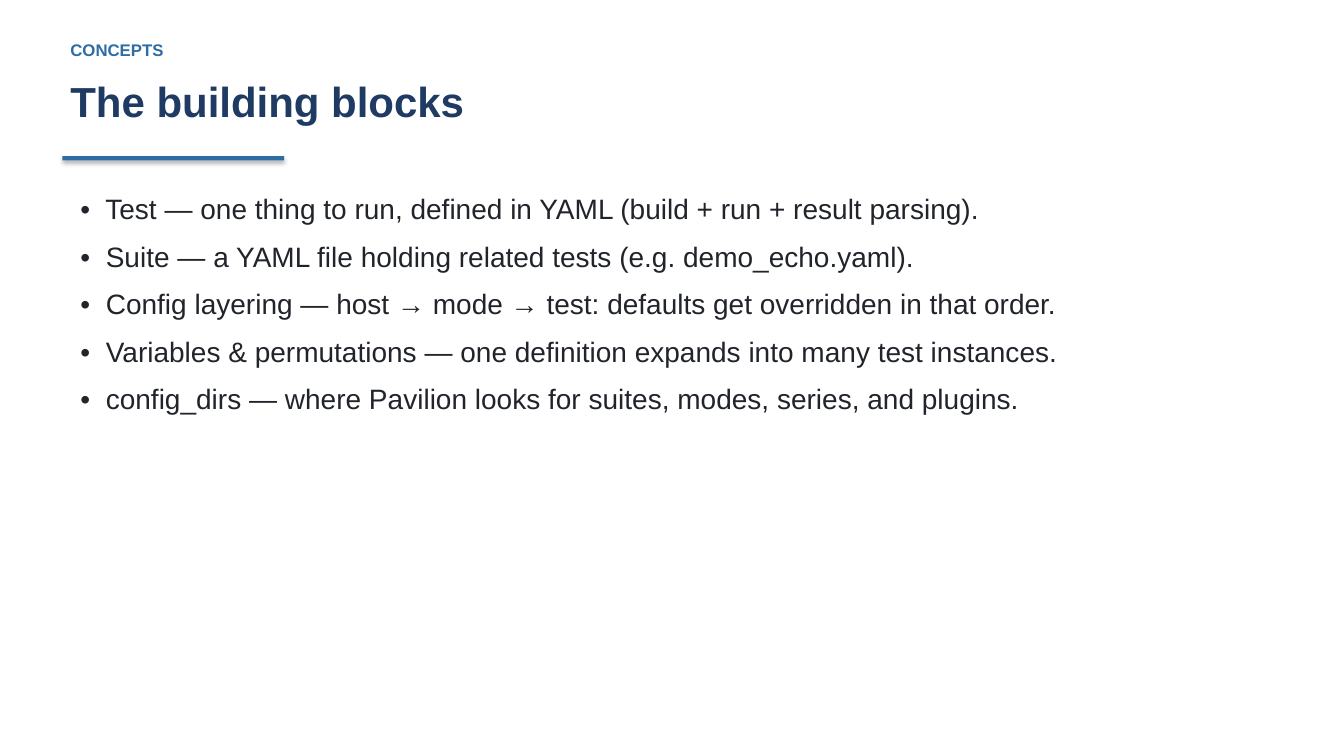
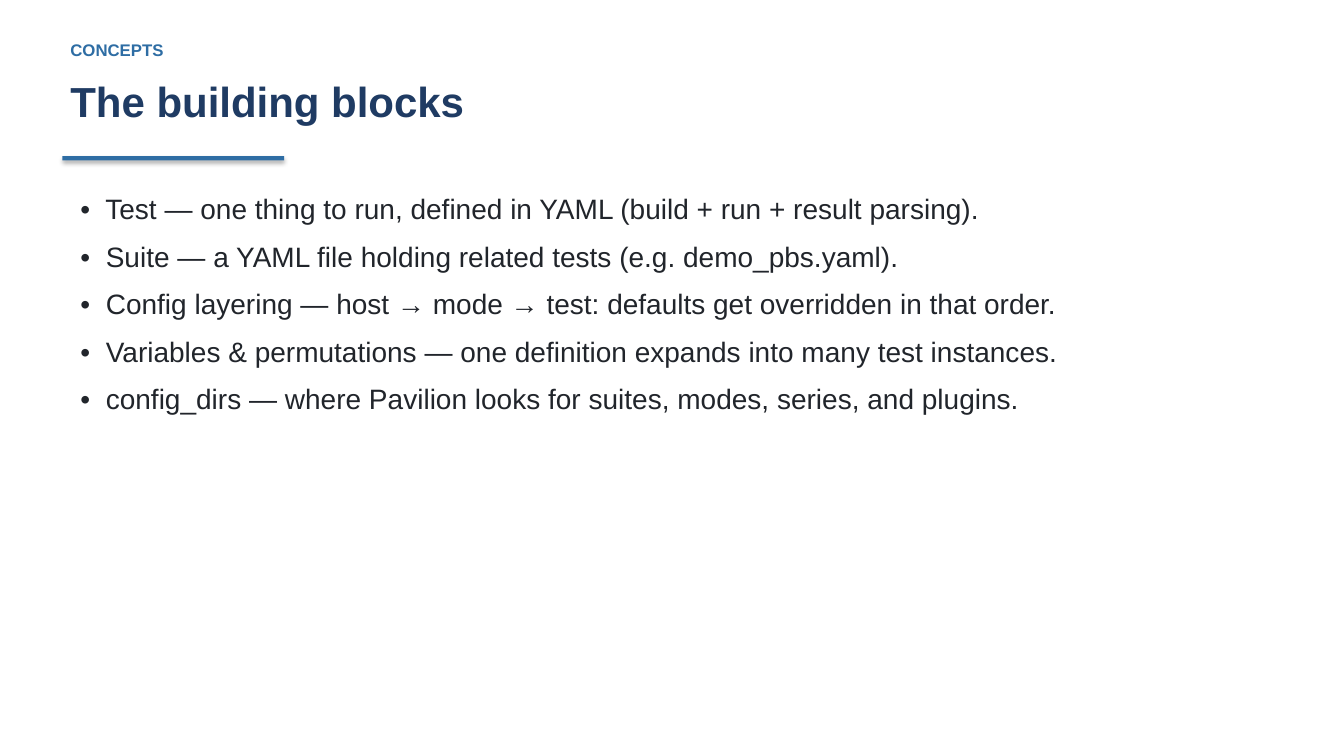
Before and after one commit to curtisecombsjr/pavilion-workshop, a slide deck: slide 7 of pavilion-workshop.pptx. Drawn at 1344x756 pixels with LibreOffice and Linux fonts; fonts in the diff are those of the drawing. Boxes give left, top, right and bottom in pixels: in the first picture for what was removed or moved away, otherwise in the second. Text is boxed around its words. In the diff, an @@ line names an element or a change of style, - is before the commit and + after.

```diff
--- a/pavilion-workshop.pptx
+++ b/pavilion-workshop.pptx
@@ text at bbox=[106, 246, 898, 272]: text changed @@
-• Suite — a YAML file holding related tests (e.g. demo_echo.yaml).
+• Suite — a YAML file holding related tests (e.g. demo_pbs.yaml).
```
Also in this commit, not shown: 17 other slides changed, 7 slides added, 19 other files.
